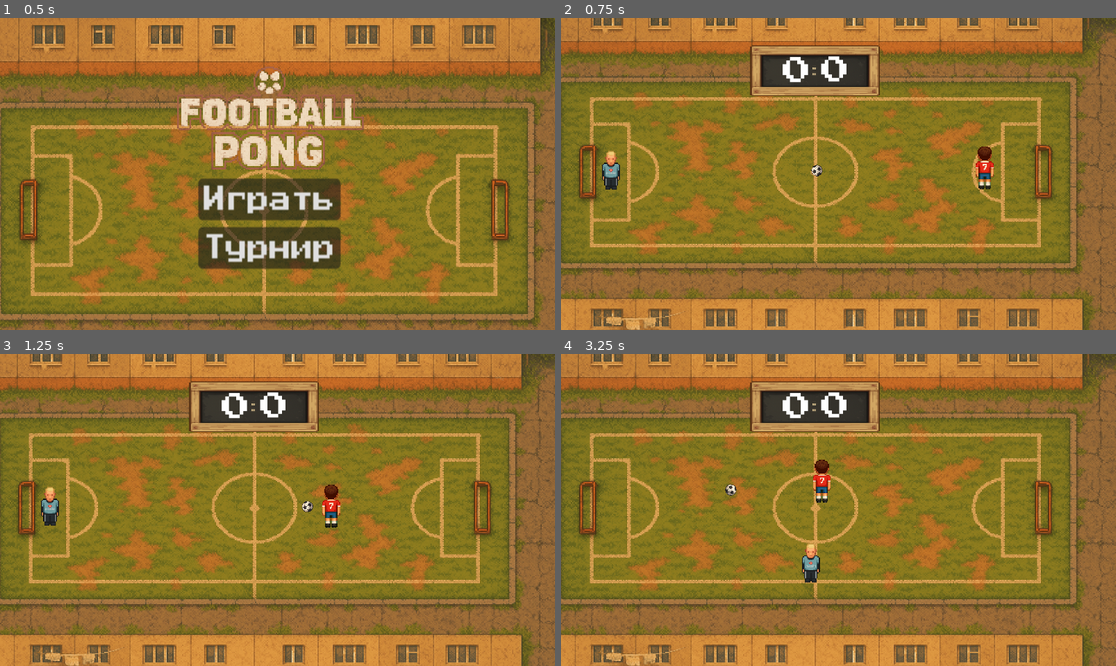
Above: before the commit, frames 1-4 (two rows, left to right).
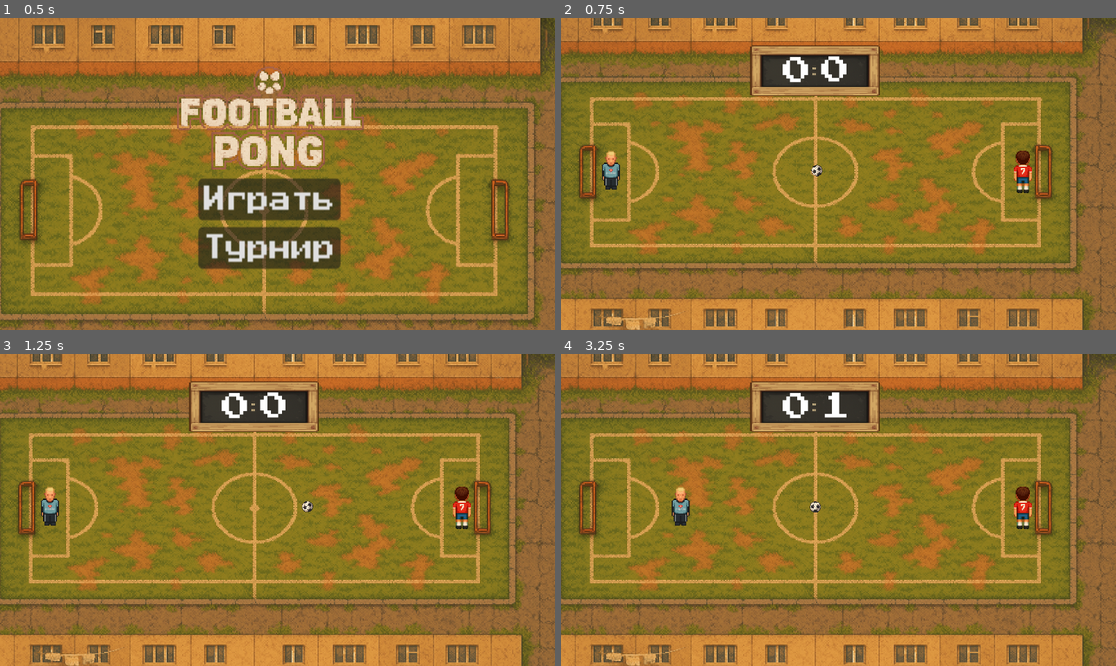
Above: after the commit, the same moments.

Repository: supervi5w4/footballpong
Game: Godot game, scene res://scenes/menu.tscn
Two runs of this game, one before a commit and one after it. Both use one fixed random seed, a clock stepped at 60 frames per second and the inputs below.
Inputs:
- Up to frame 1 (0.5 s): no input
- Up to frame 2 (0.75 s): click "Играть" at 0.5 s
- Up to frame 3 (1.25 s): no input
- Up to frame 4 (3.25 s): hold Right (ui_right) 1.28-2.03 s; hold Down (ui_down) 2.03-2.78 s; hold Right (ui_right) from 2.78 s (still down)

Frame 1 is identical in both runs. In frame 2, 0.7% of the frame differs, in the area x 74-85%, y 41-57%; in frame 3, 0.7%; in frame 4, 1.7%, in the area x 19-85%, y 12-74%.
Error after the commit: Parse Error: Used space character for indentation instead of tab as used before in the file. (res://scenes/ai_paddle.gd:108)

Commit message:
feat: add multi-bounce prediction for AI paddle

Diff:
--- a/scenes/ai_paddle.gd
+++ b/scenes/ai_paddle.gd
@@ -14,6 +14,10 @@
 @export var ball_path:   NodePath
 @export var player_path: NodePath
 @export var defends_right_side: bool = true
+
+@export var max_bounces: int = 3
+@export var wall_bounce_damp: float = 0.9
+@export var paddle_bounce_damp: float = 0.8
 
 @export var goal_left:  Vector2 = Vector2(0, 540)
 @export var goal_right: Vector2 = Vector2(1920, 540)
@@ -35,7 +39,7 @@
 
 const Utils: Script = preload("res://scripts/utils.gd")
 
-enum State { DEFEND, INTERCEPT, SECOND_BOUNCE, BLOCK_PLAYER, ATTACK, FAKE, DODGE }
+enum State { DEFEND, INTERCEPT, BLOCK_PLAYER, ATTACK, FAKE, DODGE }
 var _state: State = State.DEFEND
 
 # ----------------- Runtime Vars -----------------
@@ -102,64 +106,63 @@
 
 # ---------------- THINK ----------------
 func _think() -> void:
-	var style: Dictionary = STYLE_DB.get(behaviour_style, STYLE_DB["balanced"])
-	var ball_pos: Vector2 = _ball.global_position
-	var player_pos: Vector2 = _player.global_position
-	var ball_dir: Vector2 = _ball.linear_velocity.normalized()
-
-	# --- quick risk checks ---
-	var ball_behind: bool = _is_ball_behind()
-	var heading_to_goal: bool = (defends_right_side and _ball.linear_velocity.x > 0.0) or \
-								(not defends_right_side and _ball.linear_velocity.x < 0.0)
-
-	if ball_behind and heading_to_goal:
-		_state = State.DODGE
-	else:
-		# FSM decisions
-		var toward_player: Vector2 = (player_pos - ball_pos).normalized()
-		var toward_me:     Vector2 = (global_position - ball_pos).normalized()
-		var b_to_player: bool = ball_dir.dot(toward_player) > 0.7
-		var b_to_me:     bool = ball_dir.dot(toward_me)     > 0.7
-
-		match _state:
-			State.DEFEND:
-				_state = State.INTERCEPT if b_to_me else State.BLOCK_PLAYER if b_to_player and randf() < 0.5 else State.ATTACK
-			State.INTERCEPT:
-				_state = State.FAKE if randf() < 0.25 else State.SECOND_BOUNCE if not b_to_me else _state
-			State.SECOND_BOUNCE:
-				_state = State.INTERCEPT if b_to_me else State.ATTACK if not b_to_player else _state
-			State.BLOCK_PLAYER:
-				if not b_to_player:
-					_state = State.ATTACK
-			State.FAKE:
-				if _fake_timer <= 0.0:
-					_state = State.INTERCEPT
-			State.ATTACK:
-				if b_to_me:
-					_state = State.INTERCEPT
-				elif b_to_player:
-					_state = State.BLOCK_PLAYER
-			State.DODGE:
-				if not ball_behind:
-					_state = State.DEFEND
-
-	# --- choose target ---
-	match _state:
-		State.DEFEND:
-			_target_pos = _goal_pos(ball_pos)
-		State.INTERCEPT:
-			_target_pos = _predict_intercept() if _is_on_my_side(ball_pos) else ball_pos
-		State.SECOND_BOUNCE:
-			_target_pos = _predict_second_bounce()
-		State.BLOCK_PLAYER:
-			_target_pos = _block_pos(player_pos)
-		State.FAKE:
-			_target_pos = ball_pos + Vector2(randf_range(-150.0,150.0), randf_range(-100.0,100.0))
-			_fake_timer = 0.25
-		State.ATTACK:
-			_target_pos = _attack_pos(ball_pos)
-		State.DODGE:
-			_target_pos = _dodge_pos(ball_pos)
+        var style: Dictionary = STYLE_DB.get(behaviour_style, STYLE_DB["balanced"])
+        var ball_pos: Vector2 = _ball.global_position
+        var player_pos: Vector2 = _player.global_position
+        var ball_dir: Vector2 = _ball.linear_velocity.normalized()
+
+        # --- quick risk checks ---
+        var ball_behind: bool = _is_ball_behind()
+        var heading_to_goal: bool = (defends_right_side and _ball.linear_velocity.x > 0.0) or \
+                                                                (not defends_right_side and _ball.linear_velocity.x < 0.0)
+
+        if ball_behind and heading_to_goal:
+                _state = State.DODGE
+                _target_pos = _dodge_pos(ball_pos)
+        else:
+                var toward_player: Vector2 = (player_pos - ball_pos).normalized()
+                var toward_me:     Vector2 = (global_position - ball_pos).normalized()
+                var b_to_player: bool = ball_dir.dot(toward_player) > 0.7
+                var b_to_me:     bool = ball_dir.dot(toward_me)     > 0.7
+
+                if not _is_on_my_side(ball_pos) or not b_to_me:
+                        _state = State.INTERCEPT
+                        _target_pos = _predict_multi_bounce(ball_pos, _ball.linear_velocity, max_bounces)
+                else:
+                        match _state:
+                                State.DEFEND:
+                                        _state = State.INTERCEPT if b_to_me else State.BLOCK_PLAYER if b_to_player and randf() < 0.5 else State.ATTACK
+                                State.INTERCEPT:
+                                        _state = State.FAKE if randf() < 0.25 else _state
+                                State.BLOCK_PLAYER:
+                                        if not b_to_player:
+                                                _state = State.ATTACK
+                                State.FAKE:
+                                        if _fake_timer <= 0.0:
+                                                _state = State.INTERCEPT
+                                State.ATTACK:
+                                        if b_to_me:
+                                                _state = State.INTERCEPT
+                                        elif b_to_player:
+                                                _state = State.BLOCK_PLAYER
+                                State.DODGE:
+                                        if not ball_behind:
+                                                _state = State.DEFEND
+
+                        match _state:
+                                State.DEFEND:
+                                        _target_pos = _goal_pos(ball_pos)
+                                State.INTERCEPT:
+                                        _target_pos = _predict_intercept()
+                                State.BLOCK_PLAYER:
+                                        _target_pos = _block_pos(player_pos)
+                                State.FAKE:
+                                        _target_pos = ball_pos + Vector2(randf_range(-150.0,150.0), randf_range(-100.0,100.0))
+                                        _fake_timer = 0.25
+                                State.ATTACK:
+                                        _target_pos = _attack_pos(ball_pos)
+                                State.DODGE:
+                                        _target_pos = _dodge_pos(ball_pos)
 
 	_add_error(style)
 	_clamp_advancement()
@@ -179,13 +182,60 @@
 	return Vector2(player_pos.x, clamp(player_pos.y + offset_y, 80.0, float(FIELD_SIZE.y - 80)))
 
 func _predict_second_bounce() -> Vector2:
-	var wall_x: float = float(FIELD_SIZE.x) if defends_right_side else 0.0
-	var from: Vector2 = _ball.global_position
-	var vel: Vector2 = _ball.linear_velocity.normalized()
-	var dist: float = abs(wall_x - from.x)
-	var first_hit: Vector2 = from + vel * dist
-	var after_bounce: Vector2 = Vector2(-vel.x, vel.y)
-	return first_hit + after_bounce * dist * 0.3
+        var wall_x: float = float(FIELD_SIZE.x) if defends_right_side else 0.0
+        var from: Vector2 = _ball.global_position
+        var vel: Vector2 = _ball.linear_velocity.normalized()
+        var dist: float = abs(wall_x - from.x)
+        var first_hit: Vector2 = from + vel * dist
+        var after_bounce: Vector2 = Vector2(-vel.x, vel.y)
+        return first_hit + after_bounce * dist * 0.3
+
+func _predict_multi_bounce(ball_pos: Vector2, velocity: Vector2, max_bounces: int) -> Vector2:
+        var pos: Vector2 = ball_pos
+        var vel: Vector2 = velocity
+        var top: float = 0.0
+        var bottom: float = float(FIELD_SIZE.y)
+        var target_x: float = global_position.x
+        var player_x: float = _player.global_position.x
+        var b: int = 0
+        while b < max_bounces:
+                var toward_me: bool = (defends_right_side and vel.x > 0.0) or (not defends_right_side and vel.x < 0.0)
+                if toward_me:
+                        var t_to_me: float = (target_x - pos.x) / vel.x
+                        if t_to_me >= 0.0:
+                                pos += vel * t_to_me
+                                return Vector2(target_x, clamp(pos.y, 80.0, bottom - 80.0))
+
+                var t_top: float = INF
+                var t_bottom: float = INF
+                if vel.y < 0.0:
+                        t_top = (top - pos.y) / vel.y
+                elif vel.y > 0.0:
+                        t_bottom = (bottom - pos.y) / vel.y
+                var t_wall: float = min(t_top, t_bottom)
+
+                var toward_player: bool = (defends_right_side and vel.x < 0.0) or (not defends_right_side and vel.x > 0.0)
+                var t_player: float = INF
+                if toward_player:
+                        t_player = (player_x - pos.x) / vel.x
+                        if t_player < 0.0:
+                                t_player = INF
+
+                var t_next: float = min(t_wall, t_player)
+                if t_next == INF:
+                        break
+                pos += vel * t_next
+                if t_next == t_wall:
+                        vel.y = -vel.y * wall_bounce_damp
+                else:
+                        vel.x = -vel.x * paddle_bounce_damp
+                b += 1
+
+        if is_zero_approx(vel.x):
+                return Vector2(target_x, clamp(pos.y, 80.0, bottom - 80.0))
+        var t_final: float = (target_x - pos.x) / vel.x
+        pos += vel * t_final
+        return Vector2(target_x, clamp(pos.y, 80.0, bottom - 80.0))
 
 # ---------- Prediction / Dodge helpers ----------
 func _is_on_my_side(pos: Vector2) -> bool:
